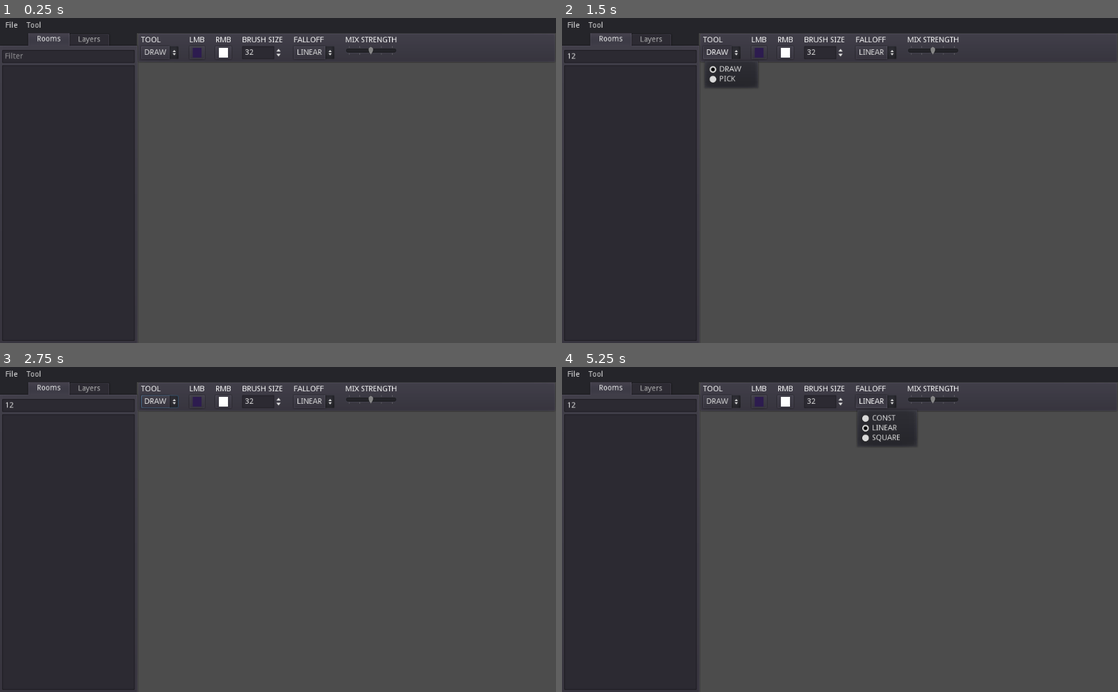
Above: before the commit, frames 1-4 (two rows, left to right).
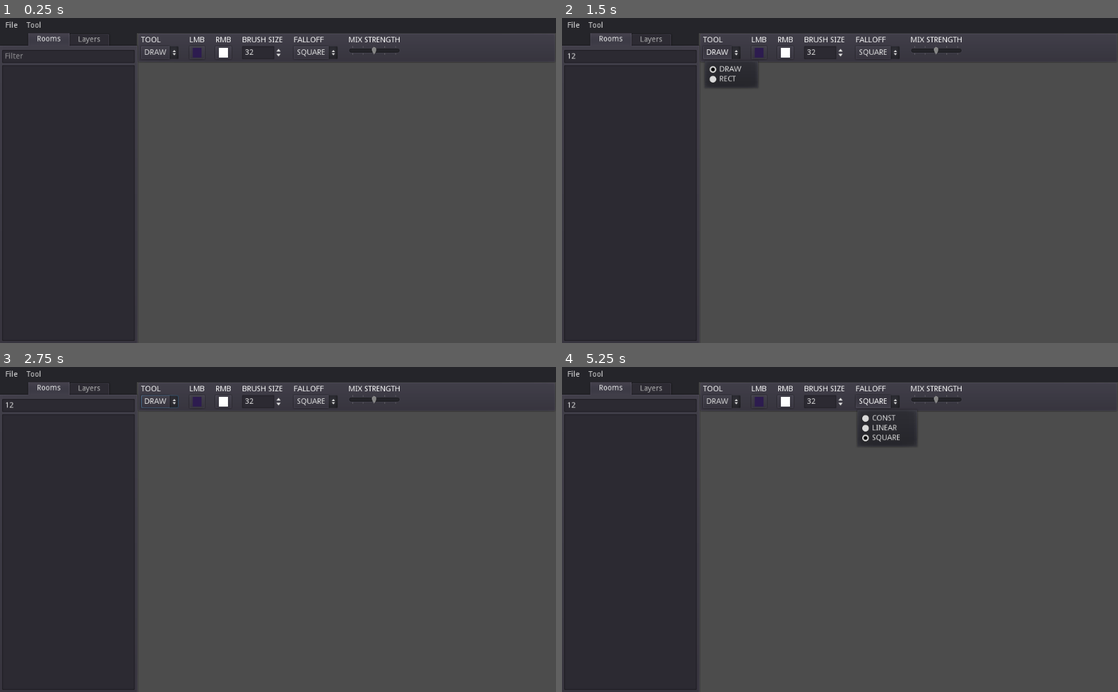
Above: after the commit, the same moments.

Repository: taedixon/vedge-godot-tool
Game: Godot game, scene res://ui/ui_main.tscn
Same seed, same stepped clock (60 frames per second), same inputs: the game is played once before the commit and once after it. The engine's default icon, where the game draws it, is replaced by a stand-in: a white triangle on a blue panel in a dark square.
Inputs (mouse positions are in pixels of both pictures, inside the frame that each line leads up to):
- Up to frame 1 (0.25 s): no input
- Up to frame 2 (1.5 s): click (628, 57) at 0.52 s; type "12" at 0.6 s; click "DRAW" at 1.25 s
- Up to frame 3 (2.75 s): click "LINEAR" (after the commit: "SQUARE") at 2 s
- Up to frame 4 (5.25 s): click "File" at 2.75 s; click "Tool" at 3.5 s; click "DRAW" at 4.25 s; click "LINEAR" (after the commit: "SQUARE") at 5 s

The runs differ from the first frame. In frame 1, 0.2% of the frame differs, in the area x 53-72%, y 5-13%; in frame 2, 0.3%, in the area x 28-72%, y 5-20%; in frame 3, 0.2%; in frame 4, 0.2%.
Error before the commit: Invalid type in function 'open' in base '_File'. Cannot convert argument 1 from Nil to String. (res://util/GmsAssetCache.gd:96)
Error after the commit: Invalid type in function 'open' in base '_File'. Cannot convert argument 1 from Nil to String. (res://util/GmsAssetCache.gd:93)

Commit message:
Save when switching maps
fix janky zoom behaviour

add rect tool

remove 'pick' tool, implement ctrl-pick

Diff:
--- a/scenes/gms_map.gd
+++ b/scenes/gms_map.gd
@@ -102,7 +102,7 @@
 	if dir.file_exists(bufferpath):
 		node.layer_data = bufferpath
 	else:
-		node.layer_data = layer
+		node.layer_data = null
 	node.detail = light_data
 	node.name = layer.name
 	node.visible = true
@@ -136,6 +136,13 @@
 						inst_simple[prop.propertyId.name] = prop.value
 					if !("layer_name" in inst_simple):
 						inst_simple.layer_name = "shadow"
+					if !("shimmerX" in inst_simple):
+						inst_simple.shimmerX = 0
+					if !("shimmerY" in inst_simple):
+						inst_simple.shimmerY = 0
+					if !("shimmerSpeed" in inst_simple):
+						inst_simple.shimmerSpeed = 1
+					inst_simple.is_glow = inst_simple.get("is_glow") == "True"
 					var meta = layer_metadata[inst_simple.layer_name]
 					inst_simple.vertex_count = 0
 					inst_simple.version = "vtf_lightmap_1"
@@ -170,7 +177,7 @@
 			if e != OK:
 				push_error("Failed to open %s.meta for writing" % fullpath)
 				continue
-			metafile.store_string(JSON.print(layer.detail))
+			metafile.store_string(JSON.print(node.detail))
 			metafile.close()
 			dir.copy(fullpath + ".meta", copydest + filename + ".meta")
 
@@ -201,6 +208,11 @@
 	if layer_editable():
 		active_layer.add_stroke_point(mb, get_local_mouse_position(), params)
 
+func add_stroke_rect(mb, rec: Rect2, params):
+	if layer_editable():
+		var rec_local = Rect2((rec.position - position)/scale, rec.size / scale)
+		active_layer.add_stroke_rect(mb, rec_local, params)
+
 func end_stroke():
 	if layer_editable():
 		active_layer.end_stroke()
--- a/scenes/light_editor.gd
+++ b/scenes/light_editor.gd
@@ -25,6 +25,10 @@
 	set_room_list()
 
 func on_room_select(idx):
+	map.save()
+	var toast = Toast.new("Room Saved", Toast.LENGTH_LONG)
+	get_node("/root").add_child(toast)
+	toast.show()
 	var room_path = roomlist_content[idx].path
 	map.room_path = room_path
 	set_layer_list(room_path)
--- a/scenes/light_layer.gd
+++ b/scenes/light_layer.gd
@@ -14,6 +14,7 @@
 onready var pointgroup = $group_point
 onready var bridge_mesh = $inbetween
 var fill_colour = Color.white
+var out_alpha = 1
 
 var stroke_history = []
 var history_location = 0
@@ -36,18 +37,14 @@
 # Called when the node enters the scene tree for the first time.
 func _ready():
 	build_sector_indexes()
-	if layer_data && detail:
+	if detail:
 		colour_data = {}
 		mesh_material = get_mesh_material()
-		if layer_data is String:
+		if layer_data:
 			load_colours_from_file(layer_data)
-		else:
-			build_colors(layer_data)
 		for sector in colour_data.values():
 			build_mesh(sector)
-			meshgroup.add_child(sector.meshinst)
-			pointgroup.add_child(sector.pointinst)
-			create_bridge_mesh()
+		create_bridge_mesh()
 		initialized = true
 
 func set_detail(new_detail):
@@ -63,6 +60,7 @@
 	for y in range(0, tile_h-1):
 		for x in range(0, tile_w-1):
 			try_save_quad(x, y, f)
+	print(detail.vertex_count)
 
 func try_save_quad(x, y, f: File):
 	var c1 = get_vertex_colour(x, y)
@@ -81,10 +79,11 @@
 		try_save_tri(f, p3, p2, p4)
 
 func try_save_tri(f: File, p1, p2, p3):
-	var base_col = Color.black if detail.get("is_glow") == "True" else Color.white
+	var base_col = Color.black if detail.get("is_glow") else Color.white
 	if base_col.is_equal_approx(p1.c) && base_col.is_equal_approx(p2.c) && base_col.is_equal_approx(p3.c):
 		return
 	for p in [p1, p2, p3]:
+		p.c.a = out_alpha
 		f.store_float(p.x*16)
 		f.store_float(p.y*16)
 		f.store_32(p.c.to_abgr32())
@@ -159,8 +158,10 @@
 		var mesh = MeshInstance2D.new()
 		mesh.name = "mesh_%d" % sector_key
 		mesh.material = mesh_material
+		meshgroup.add_child(mesh)
 		var pointmesh = MeshInstance2D.new()
 		pointmesh.name = "point_%d" % sector_key
+		pointgroup.add_child(pointmesh)
 		colour_data[sector_key] = {
 			"begin_x": sector_x * sector_w,
 			"begin_y": sector_y * sector_h,
@@ -170,9 +171,15 @@
 			"vertex": verts,
 			"dirty": false,
 			"dirty_bridge": false,
-			"bridge_right": false,
-			"bridge_down": false,
+			"bridge_right": encode_pair(sector_x+1, sector_y) in colour_data,
+			"bridge_down": encode_pair(sector_x, sector_y+1) in colour_data,
 		}
+		var sec_left = colour_data.get(encode_pair(sector_x-1, sector_y))
+		if sec_left:
+			sec_left.bridge_right = true
+		var sec_up = colour_data.get(encode_pair(sector_x, sector_y-1))
+		if sec_up:
+			sec_up.bridge_down = true
 	return colour_data[sector_key]
 
 func set_vertex_colour(x, y, colour):
@@ -192,10 +199,12 @@
 
 func get_mesh_material():
 	var mesh_mat = ShaderMaterial.new()
-	if detail.get("is_glow") == "True":
+	if detail.get("is_glow"):
 		mesh_mat.shader = light_mat
+		fill_colour = Color.black
 	else:
 		mesh_mat.shader = dark_mat
+		fill_colour = Color.white
 	var u_shimmer = Vector2(1, 1)
 	var u_intensity = 1
 	if "intensity" in detail:
@@ -207,6 +216,7 @@
 	var u_speed = float(detail.get("shimmerSpeed", 1))
 	mesh_mat.set_shader_param("shimmer", u_shimmer)
 	mesh_mat.set_shader_param("intensity", u_intensity)
+	out_alpha = u_intensity
 	mesh_mat.set_shader_param("timescale", u_speed)
 	return mesh_mat
 
@@ -336,19 +346,56 @@
 			strength = pow(max(0, 1.0 - (point.distance_to(tilecoord)/params.radius)), exponent)
 			strength *= params.mix_amount
 			if strength > 0:
-				var encode = encode_pair(tx, ty)
-				if !encode in current_stroke.basis:
-					# add original colour of point
-					current_stroke.basis[encode] = get_vertex_colour(tx, ty)
-				if encode in current_stroke.points:
-					var current = current_stroke.points[encode]
-					strength = min(current + strength, 1)
-				current_stroke.points[encode] = strength
-				current_stroke.new_points[encode] = strength
+				stroke_add_point(tx, ty, strength)
 
 	if current_stroke.count > apply_stroke_limit:
 		apply_stroke_new(current_stroke)
 		current_stroke.count = 0
+
+func add_stroke_rect(button, r: Rect2, params):
+	var drawcol
+	if button == BUTTON_LEFT:
+		drawcol = params.col_lmb
+	else:
+		drawcol = params.col_rmb
+	current_stroke = {
+		"count": 1,
+		"points": {},
+		"new_points": {},
+		"basis": {},
+		"colour": drawcol,
+	}
+	var p1 = r.position
+	var p2 = r.position + r.size
+	if r.size.x < 0:
+		var tmp = p1.x
+		p1.x = p2.x
+		p2.x = tmp
+	if r.size.y < 0:
+		var tmp = p1.y
+		p1.y = p2.y
+		p2.y = tmp
+
+	var xmin = max(0, ceil(p1.x/16.0))
+	var xmax = min(tile_w - 1, floor(p2.x/16.0))
+	var ymin = max(0, ceil(p1.y /16.0))
+	var ymax = min(tile_h - 1, floor(p2.y/16.0))
+	for tx in range(xmin, xmax+1):
+		for ty in range(ymin, ymax+1):
+			stroke_add_point(tx, ty, params.mix_amount)
+
+	end_stroke()
+
+func stroke_add_point(tx, ty, strength):
+	var encode = encode_pair(tx, ty)
+	if !encode in current_stroke.basis:
+		# add original colour of point
+		current_stroke.basis[encode] = get_vertex_colour(tx, ty)
+	if encode in current_stroke.points:
+		var current = current_stroke.points[encode]
+		strength = min(current + strength, 1)
+	current_stroke.points[encode] = strength
+	current_stroke.new_points[encode] = strength
 
 # only applies new points in the stroke
 func apply_stroke_new(stroke):
@@ -410,8 +457,7 @@
 func get_colour(mousepos):
 	var x = clamp(floor(mousepos.x/16), 0, tile_w-1)
 	var y = clamp(floor(mousepos.y/16), 0, tile_h-1)
-	var col_idx = _p(x, y)
-	return colour_data[col_idx]
+	return get_vertex_colour(x, y)
 
 func undo():
 	if history_location > 0:
@@ -439,7 +485,6 @@
 		push_error("Failed to parse meta file for " + vertex_path)
 		return
 	detail = parsed.result
-	fill_colour = Color.black if detail.get("is_glow") == "True" else Color.white
 	mesh_material = get_mesh_material()
 
 	var f = File.new()
--- a/scenes/map_container.gd
+++ b/scenes/map_container.gd
@@ -16,6 +16,11 @@
 	"falloff": "SQUARE",
 	"mix": 0.5,
 }
+var tool_rect = Rect2()
+var rect_state = 0
+var rect_button = 0
+
+var colour_picking = false
 
 # Called when the node enters the scene tree for the first time.
 func _ready():
@@ -23,6 +28,7 @@
 
 func on_draw_param_change(params):
 	draw_param = params
+	rect_state = 0
 	update()
 
 func _process(delta):
@@ -38,16 +44,18 @@
 	map.position.y += Input.get_action_strength("scroll_up") * translate_spd *  delta
 	map.position.y -= Input.get_action_strength("scroll_down") * translate_spd *  delta
 	var prev_scale = map.scale.x
+	var new_scale = prev_scale
 	if Input.is_action_just_released("map_zoom_in"):
-		map.scale += Vector2(scale_strength, scale_strength)
+		new_scale += scale_strength
 	if Input.is_action_just_released("map_zoom_out"):
 		if map.scale.x > 0.3:
-			map.scale -= Vector2(scale_strength, scale_strength)
+			new_scale -= scale_strength
 	if Input.is_action_just_pressed("map_zoom_reset"):
-		map.scale = Vector2(1, 1)
-	if map.scale.x != prev_scale:
-		var scale_delta = map.scale.x - prev_scale
+		new_scale = 1
+	if new_scale != prev_scale:
+		var scale_delta = new_scale - prev_scale
 		map.position -= map.get_local_mouse_position() * scale_delta
+		map.scale = Vector2(new_scale,new_scale)
 	# keep the map onscreen at all times
 	map.position.x = clamp(map.position.x, -map.bounds.size.x * map.scale.x + 64, rect_size.x - 64)
 	map.position.y = clamp(map.position.y, -map.bounds.size.y * map.scale.y + 64, rect_size.y - 64)
@@ -58,27 +66,46 @@
 		last_mouse_pos = mousepos
 		update()
 
+	colour_picking = Input.is_key_pressed(KEY_CONTROL)
+
 	var mb = 0
 	if (Input.get_mouse_button_mask() & BUTTON_MASK_LEFT) != 0:
 		mb = BUTTON_LEFT
 	elif (Input.get_mouse_button_mask() & BUTTON_MASK_RIGHT) != 0:
 		mb = BUTTON_RIGHT
 
-	match draw_param.tool:
-		"DRAW":
-			if mb != 0:
-				if mouse_travel > 4:
-					map.add_stroke_point(mb, draw_param)
+	if colour_picking:
+		if mb != 0:
+			var col = map.get_picked_colour()
+			if col:
+				emit_signal("colour_picked", mb, col)
+	else:
+		match draw_param.tool:
+			"DRAW":
+				if mb != 0:
+					if mouse_travel > 4:
+						map.add_stroke_point(mb, draw_param)
+						mouse_travel = 0
+				else:
 					mouse_travel = 0
-			else:
-				mouse_travel = 0
-				map.end_stroke()
-		"PICK":
-			if mb != 0:
-				var col = map.get_picked_colour()
-				if col:
-					emit_signal("colour_picked", mb, col)
-	# check for undo/redo
+					map.end_stroke()
+			"RECT":
+				if (mb != 0) && rect_state == 0:
+					tool_rect = Rect2(mousepos, Vector2())
+					rect_button = mb
+					rect_state = 1
+				else:
+					var both_mousebutton = (Input.get_mouse_button_mask() & (BUTTON_MASK_LEFT|BUTTON_MASK_RIGHT)) == BUTTON_MASK_LEFT|BUTTON_MASK_RIGHT
+					if both_mousebutton:
+						rect_state = -1
+						update()
+					elif (mb == 0) && (rect_state == 1):
+						map.add_stroke_rect(rect_button, tool_rect, draw_param)
+						rect_state = 0
+						update()
+					else:
+						tool_rect.size = mousepos - tool_rect.position
+
 	if Input.is_action_just_pressed("tool_redo"):
 		map.end_stroke()
 		map.redo()
@@ -96,14 +123,18 @@
 	if has_focus():
 		draw_rect(Rect2(0, 0, rect_size.x, rect_size.y), Color.wheat, false)
 		if map.layer_editable():
-			match draw_param.tool:
-				"DRAW":
-					draw_arc(last_mouse_pos, draw_param.radius * map.scale.x, 0, 2*PI, 16, Color.magenta)
-				"PICK":
-					var drawcol = map.get_picked_colour()
-					if !drawcol:
-						drawcol = Color.black
-					draw_circle(last_mouse_pos, 6, drawcol)
+			if colour_picking:
+				var drawcol = map.get_picked_colour()
+				if !drawcol:
+					drawcol = Color.black
+				draw_circle(last_mouse_pos, 6, drawcol)
+			else:
+				match draw_param.tool:
+					"DRAW":
+						draw_arc(last_mouse_pos, draw_param.radius * map.scale.x, 0, 2*PI, 16, Color.magenta)
+					"RECT":
+						if rect_state == 1:
+							draw_rect(tool_rect, Color.magenta, false, 2.0)
 		else:
 			var offsetA = Vector2(8, 8)
 			var offsetB = Vector2(-8, 8)
--- a/ui/dialog_light_layer_detail.gd
+++ b/ui/dialog_light_layer_detail.gd
@@ -14,7 +14,7 @@
 	"shimmerY": 0,
 	"intensity": 1,
 	"shimmerSpeed": 1,
-	"is_glow": "True"
+	"is_glow": true
 } setget set_data
 
 func set_layername(name):
@@ -26,7 +26,7 @@
 	i_shimmerx.value = float(data["shimmerX"])
 	i_shimmery.value = float(data["shimmerY"])
 	i_intensity.value = float(data["intensity"])
-	i_glow.pressed = "is_glow" in data && data["is_glow"] == "True"
+	i_glow.pressed = data.get("is_glow", false)
 	i_shimmerspd = float(data.get("shimmerSpeed", 1))
 
 func on_shimmerx_change(val):
@@ -46,5 +46,5 @@
 	emit_signal("detail_changed", layer_name, data)
 
 func on_glow_change(val):
-	data["is_glow"] = "True" if val else "False"
+	data["is_glow"] = val
 	emit_signal("detail_changed", layer_name, data)
--- a/ui/light_toolbar.tscn
+++ b/ui/light_toolbar.tscn
@@ -43,13 +43,13 @@
 
 [node name="label_falloff" type="Label" parent="GridContainer"]
 margin_left = 281.0
-margin_right = 356.0
+margin_right = 362.0
 margin_bottom = 14.0
 text = "FALLOFF"
 
 [node name="label_mix" type="Label" parent="GridContainer"]
-margin_left = 376.0
-margin_right = 471.0
+margin_left = 382.0
+margin_right = 477.0
 margin_bottom = 14.0
 text = "MIX STRENGTH"
 
@@ -58,7 +58,7 @@
 margin_right = 69.0
 margin_bottom = 42.0
 text = "DRAW"
-items = [ "DRAW", null, false, 0, null, "PICK", null, false, 1, null ]
+items = [ "DRAW", null, false, 0, null, "RECT", null, false, 1, null ]
 selected = 0
 
 [node name="col_lmb" type="ColorPickerButton" parent="GridContainer"]
@@ -90,16 +90,16 @@
 [node name="falloff_select" type="OptionButton" parent="GridContainer"]
 margin_left = 281.0
 margin_top = 18.0
-margin_right = 356.0
+margin_right = 362.0
 margin_bottom = 42.0
-text = "LINEAR"
+text = "SQUARE"
 items = [ "CONST", null, false, 0, null, "LINEAR", null, false, 1, null, "SQUARE", null, false, 2, null ]
-selected = 1
+selected = 2
 
 [node name="mix_strength" type="HSlider" parent="GridContainer"]
-margin_left = 376.0
+margin_left = 382.0
 margin_top = 18.0
-margin_right = 471.0
+margin_right = 477.0
 margin_bottom = 34.0
 min_value = 0.01
 max_value = 1.0
--- a/util/GmsAssetCache.gd
+++ b/util/GmsAssetCache.gd
@@ -5,7 +5,6 @@
 # Declare member variables here. Examples:
 var saved_tilesets = {}
 var saved_sprites = {}
-var saved_rooms = {}
 var project = null
 var root_path = ""
 
@@ -87,9 +86,7 @@
 	return list
 
 func get_room(path):
-	if !(path in saved_rooms):
-		saved_rooms[path] = _load_yy(root_path + path)
-	return saved_rooms[path]
+	return _load_yy(root_path + path)
 
 func _load_yy(path):
 	var f = File.new()
